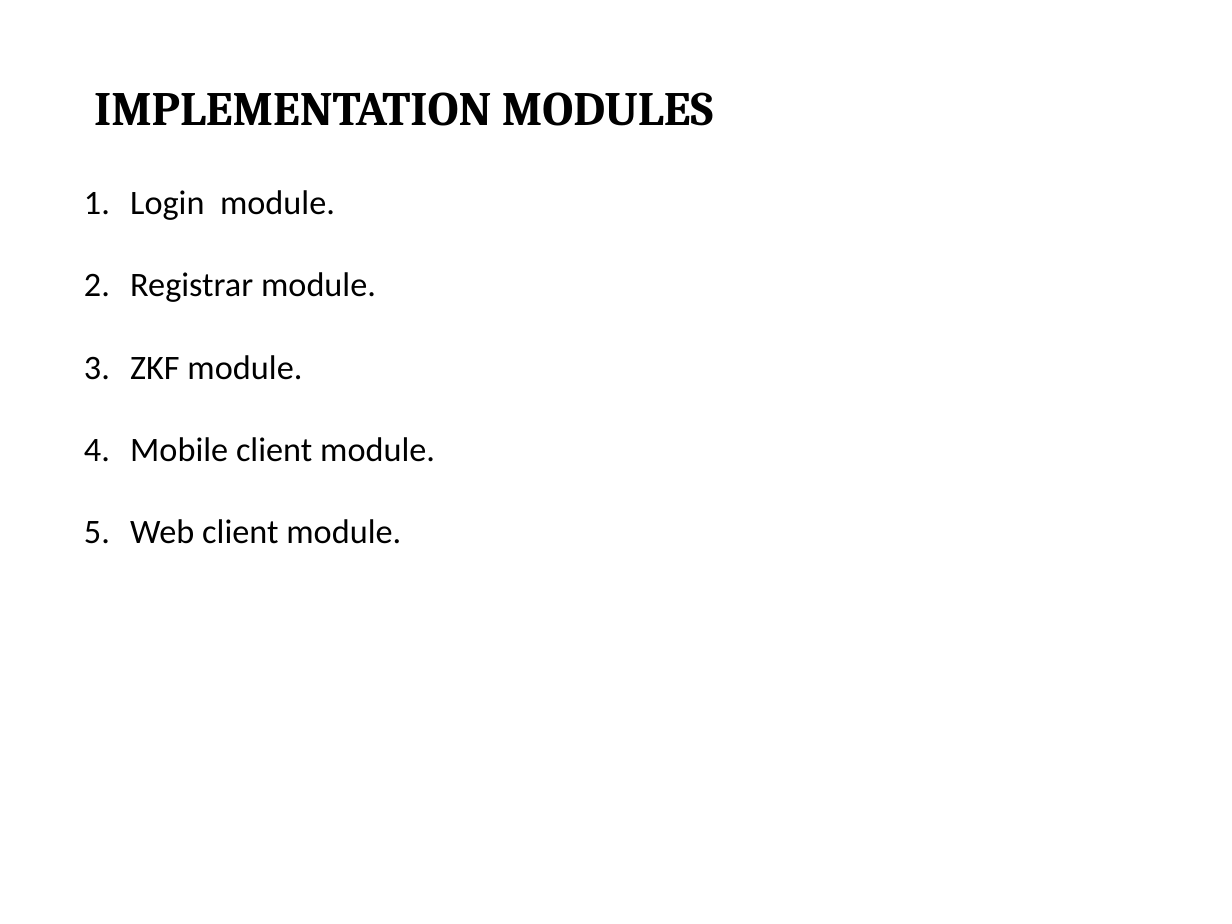
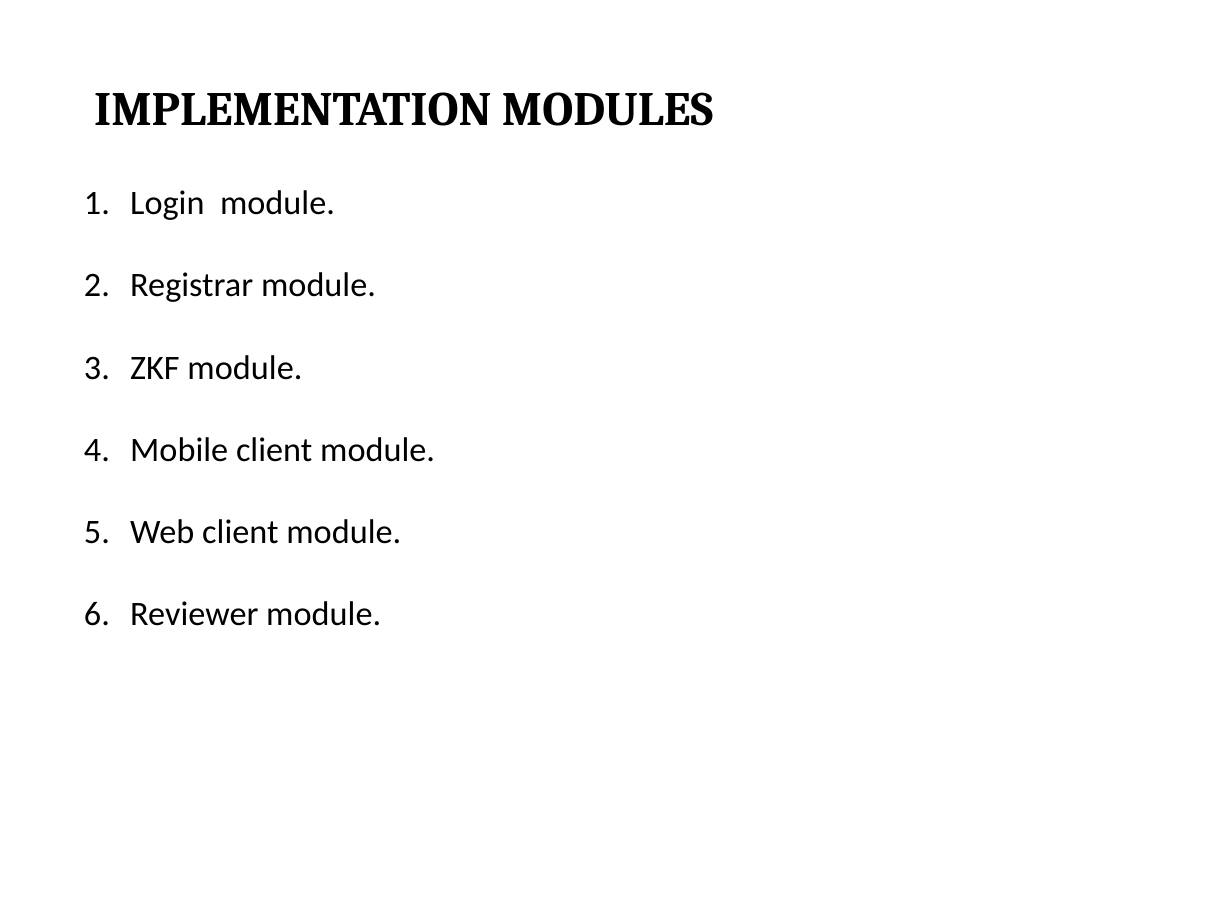
Before and after one commit to Greeny6092/iba, a slide deck: slide 8 of presentation/FINAL YEAR PROJECT BATCH 18.pptx. Drawn at 1232x924 pixels with LibreOffice and Linux fonts; fonts in the diff are those of the drawing. Boxes give left, top, right and bottom in pixels: in the first picture for what was removed or moved away, otherwise in the second. Text is boxed around its words. In the diff, an @@ line names an element or a change of style, - is before the commit and + after.

```diff
--- a/presentation/FINAL YEAR PROJECT BATCH 18.pptx
+++ b/presentation/FINAL YEAR PROJECT BATCH 18.pptx
@@ text at (x1=130, y1=601, x2=381, y2=626): paragraph added @@
+6. Reviewer module.
```
Also in this commit, not shown: 5 other slides changed, 1 other file.
